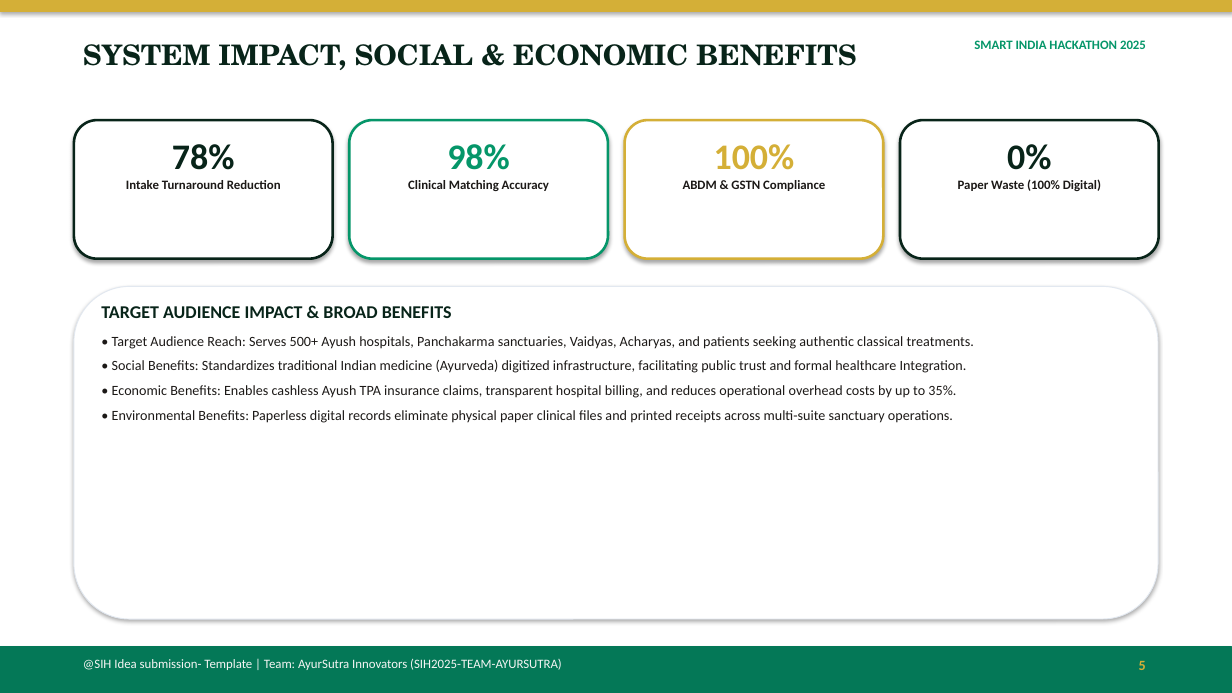
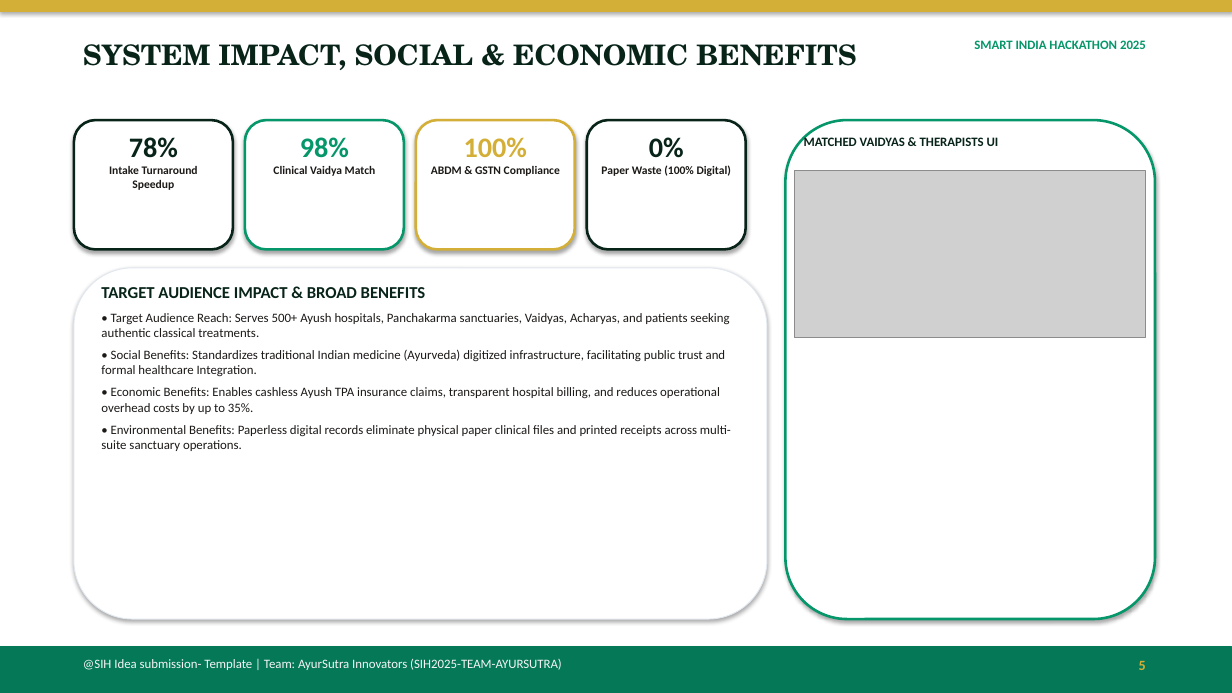
Before and after one commit to 2025ucp1468-Mayank/SIH_PROJECT, a slide deck: slide 5 of SIH_ppt.ppt. Drawn at 1232x693 pixels with LibreOffice and Linux fonts; fonts in the diff are those of the drawing; grey boxes stand for pictures. Boxes give left, top, right and bottom in pixels: in the first picture for what was removed or moved away, otherwise in the second. Text is boxed around its words. In the diff, an @@ line names an element or a change of style, - is before the commit and + after.

Commit message:
Add SIH_ppt_final.pptx with high-res UI screenshots embedded on Slides 1 to 5

```diff
--- a/SIH_ppt.ppt
+++ b/SIH_ppt.ppt
@@ rounded rectangle: place and size @@
-rounded rectangle at <box>74,120,333,259</box>
+rounded rectangle at <box>74,120,233,250</box>
@@ text at <box>129,137,178,158</box>: size 28 to 22 pt in "78%" @@
@@ rounded rectangle: place and size @@
-rounded rectangle at <box>349,120,608,259</box>
+rounded rectangle at <box>245,120,404,250</box>
@@ text "98%": place and size @@
-text "98%" at <box>408,144,549,191</box>
+text "98%" at <box>273,137,376,176</box>
@@ text at <box>300,137,349,158</box>: size 28 to 22 pt in "98%" @@
@@ rounded rectangle: place and size @@
-rounded rectangle at <box>625,120,884,259</box>
+rounded rectangle at <box>416,120,575,250</box>
@@ text "100%": place and size @@
-text "100%" at <box>683,144,825,191</box>
+text "100%" at <box>431,137,560,176</box>
@@ text "100%" at <box>431,137,560,176</box>: size 28 to 22 pt in "100%"; size 10 to 9 pt in "ABDM & GSTN Compliance" @@
@@ rounded rectangle: place and size @@
-rounded rectangle at <box>900,120,1159,259</box>
+rounded rectangle at <box>587,120,746,250</box>
@@ text "0%": place and size @@
-text "0%" at <box>958,144,1101,191</box>
+text "0%" at <box>601,137,731,176</box>
@@ text "0%" at <box>601,137,731,176</box>: size 28 to 22 pt in "0%"; size 10 to 9 pt @@
@@ rounded rectangle added at <box>786,120,1155,619</box>, fill #FFFFFF, outline #059669 2 pt @@
@@ text added at <box>804,135,999,146</box>, 10 pt, text #082419, bold @@
+MATCHED VAIDYAS & THERAPISTS UI
@@ text at <box>109,166,198,190</box>: text changed; size 10 to 9 pt @@
-Intake Turnaround Reduction
+Intake Turnaround Speedup
@@ text at <box>273,166,376,176</box>: text changed; size 10 to 9 pt @@
-Clinical Matching Accuracy
+Clinical Vaidya Match
@@ picture added at <box>795,171,1146,337</box> @@
@@ rounded rectangle: place and size @@
-rounded rectangle at <box>74,287,1158,619</box>
+rounded rectangle at <box>74,268,767,619</box>
@@ text "TARGET AUDIENCE IMPACT & BROAD ...": place and size @@
-text "TARGET AUDIENCE IMPACT & BROAD ..." at <box>101,306,974,423</box>
+text "TARGET AUDIENCE IMPACT & BROAD ..." at <box>101,287,731,451</box>
@@ text "TARGET AUDIENCE IMPACT & BROAD ..." at <box>101,287,731,451</box>: size 14 to 13 pt in "TARGET AUDIENCE IMPACT & BROAD BENEFITS"; size 11 to 10 pt; less space between paragraphs @@
```
Also in this commit, not shown: 5 other slides changed, 5 other files.
